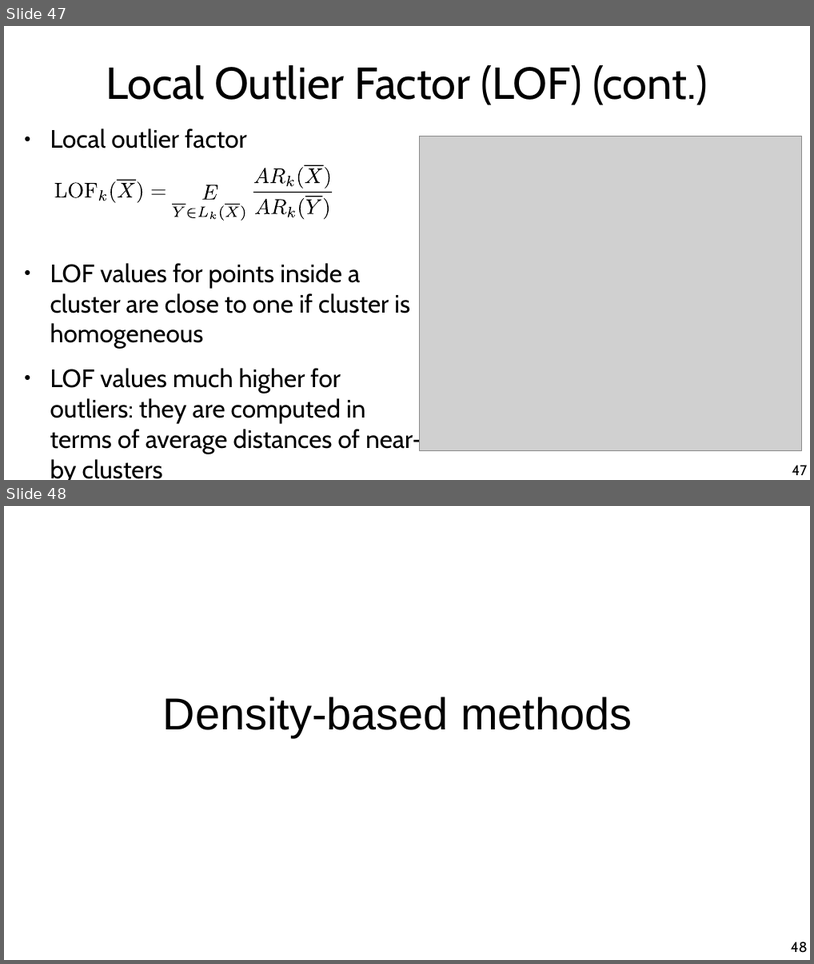
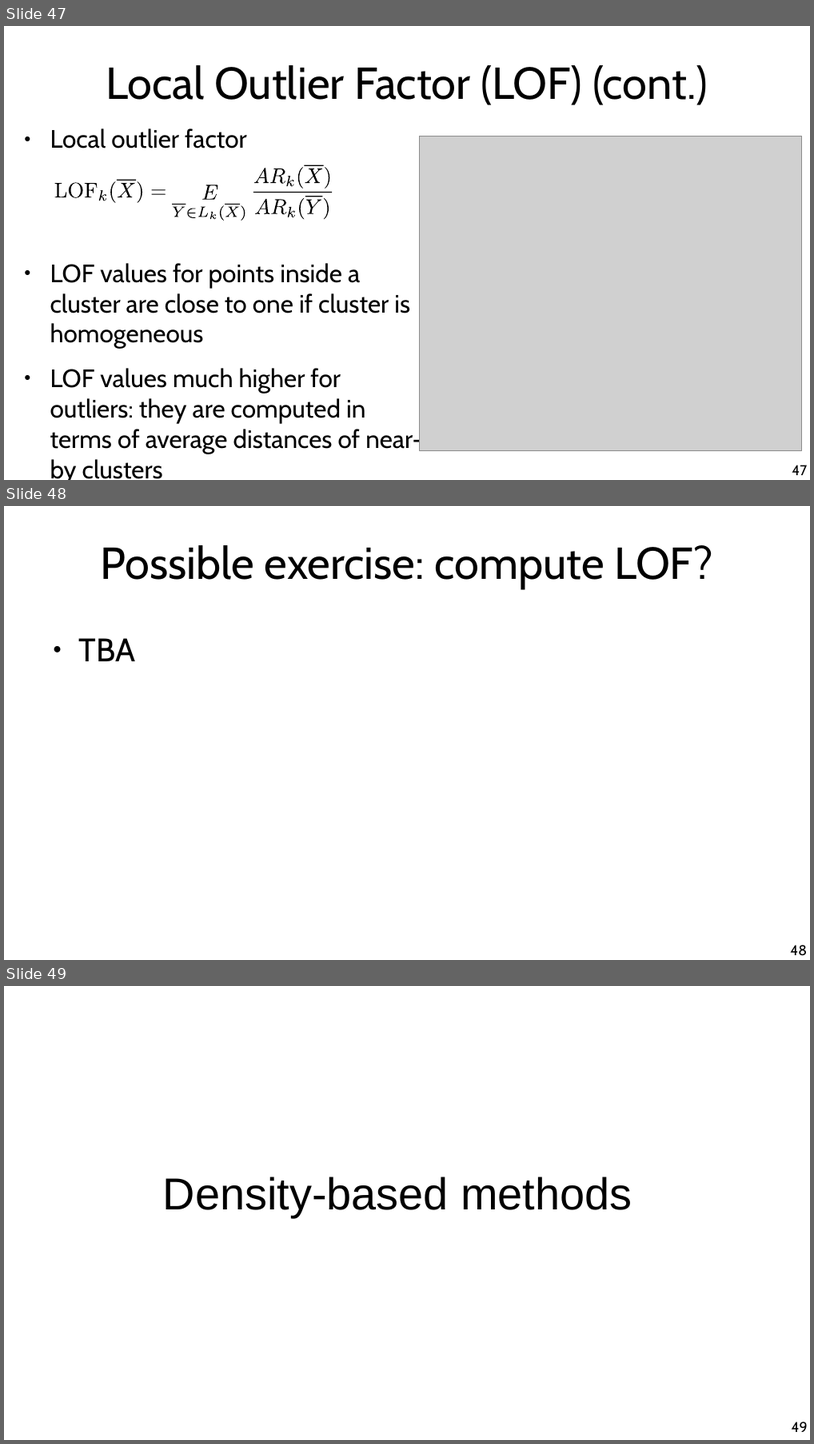
Before and after one commit to chatox/data-mining-course, a slide deck: theory/tt09_outlier_detection.odp. Shown one above the other, each under a label of ours: slides 47 and 48 before the commit, slides 47, 48 and 49 after it. The pictures are 814x964 and 814x1444 pixels, drawn with LibreOffice and Linux fonts; fonts in the diff are those of the drawing; grey boxes stand for pictures. Boxes give left, top, right and bottom in pixels: in the first picture for what was removed or moved away, otherwise in the second. Text is boxed around its words. In the diff, an @@ line names an element or a change of style, - is before the commit and + after.

Commit message:
Done (just exercises missing)

```diff
--- a/theory/tt09_outlier_detection.odp
+++ b/theory/tt09_outlier_detection.odp
@@ slide 48 added at <box>4,506,810,960</box>, background #FFFFFF @@
@@ title added at <box>101,545,713,589</box>, 44 pt, text #000000 @@
+Possible exercise: compute LOF?
@@ text added at <box>79,638,136,661</box>, 32 pt, text #000000 @@
+● TBA
@@ page number added at <box>790,944,807,956</box>, 14 pt, text #000000 @@
+48
@@ what was slide 48 is now slide 49 @@
@@ page number at <box>792,1421,808,1432</box>: text changed @@
-48
+49
```
Also in this commit, not shown: 10 slides changed, 9 other slides added, 1 slide removed.
